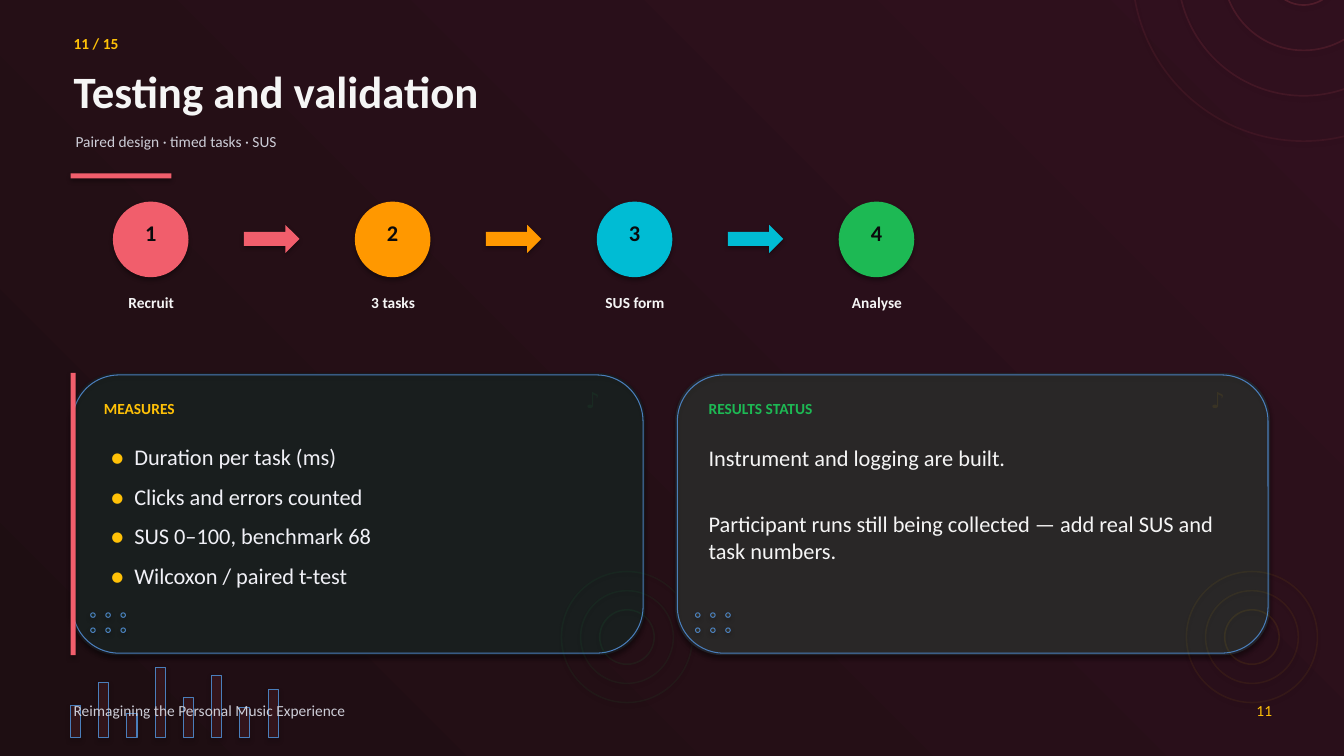
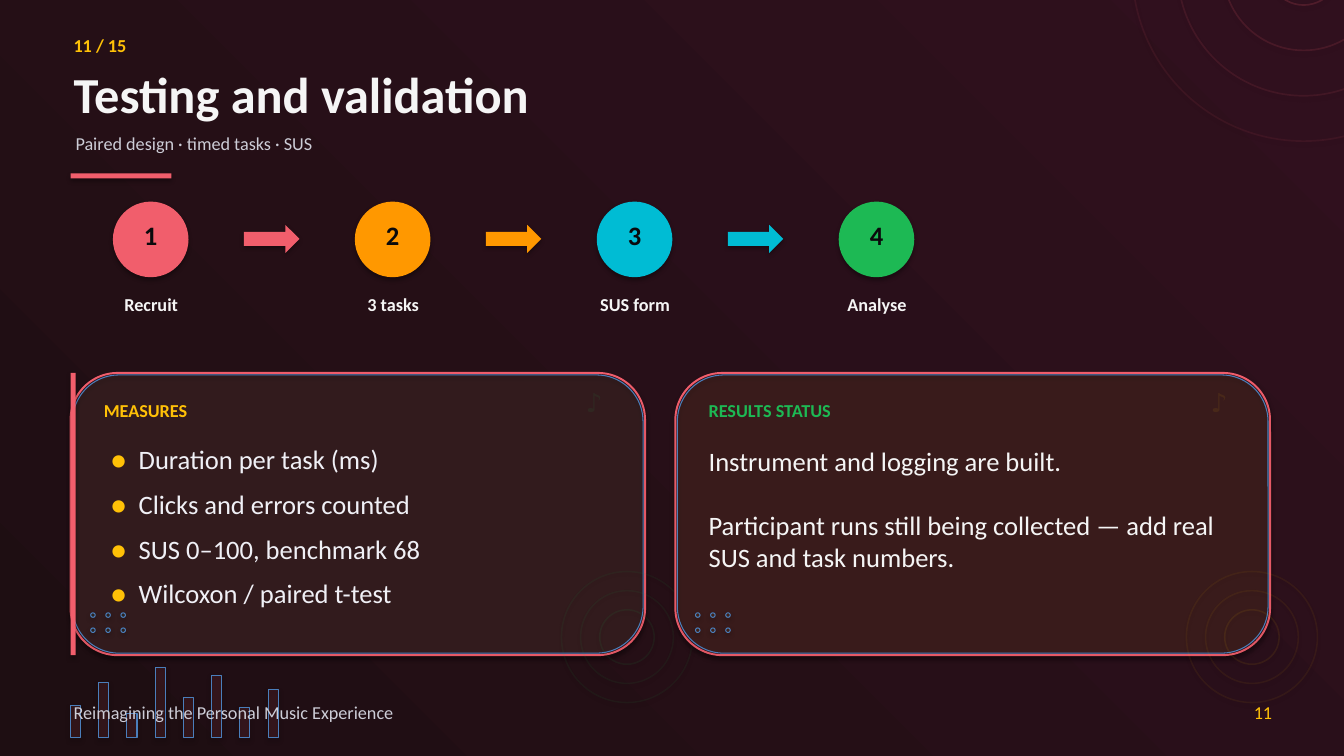
Before and after one commit to preet-kamdar/design-thinking-sem3, a slide deck: slide 11 of docs/Presentation.pptx. Drawn at 1344x756 pixels with LibreOffice and Linux fonts; fonts in the diff are those of the drawing. Boxes give left, top, right and bottom in pixels: in the first picture for what was removed or moved away, otherwise in the second. Text is boxed around its words. In the diff, an @@ line names an element or a change of style, - is before the commit and + after.

```diff
--- a/docs/Presentation.pptx
+++ b/docs/Presentation.pptx
@@ text "Testing and validation" at bbox=[74, 77, 529, 122]: size 32 to 36 pt; less space between paragraphs @@
@@ rounded rectangle at bbox=[71, 373, 645, 655]: fill #1A1A1E to #34171D; outline none to #F15E6C 1.4 pt @@
@@ rounded rectangle at bbox=[676, 373, 1270, 655]: fill #24242A to #34171D; outline none to #F15E6C 1.4 pt @@
@@ size 16 to 19 pt; less space between paragraphs in 7 elements at bbox=[144, 227, 157, 245], bbox=[386, 227, 399, 245], bbox=[628, 227, 641, 245], bbox=[870, 227, 883, 245], bbox=[709, 452, 1214, 567], bbox=[583, 385, 625, 427], bbox=[1208, 385, 1250, 427] @@
@@ text "● Duration per task (ms)" at bbox=[139, 449, 420, 608]: size 16 to 19 pt @@
@@ text "♫" at bbox=[1200, 600, 1270, 660]: size 32 to 19 pt; less space between paragraphs @@
@@ size 11 to 13 pt; less space between paragraphs in 10 elements at bbox=[74, 40, 126, 52], bbox=[76, 137, 312, 153], bbox=[124, 298, 178, 311], bbox=[367, 298, 419, 311], bbox=[600, 298, 669, 311], bbox=[847, 298, 906, 314], bbox=[104, 405, 187, 417], bbox=[709, 405, 831, 417], bbox=[74, 704, 393, 724], bbox=[1254, 707, 1272, 719] @@
```
Also in this commit, not shown: 14 other slides changed, 3 other files.
